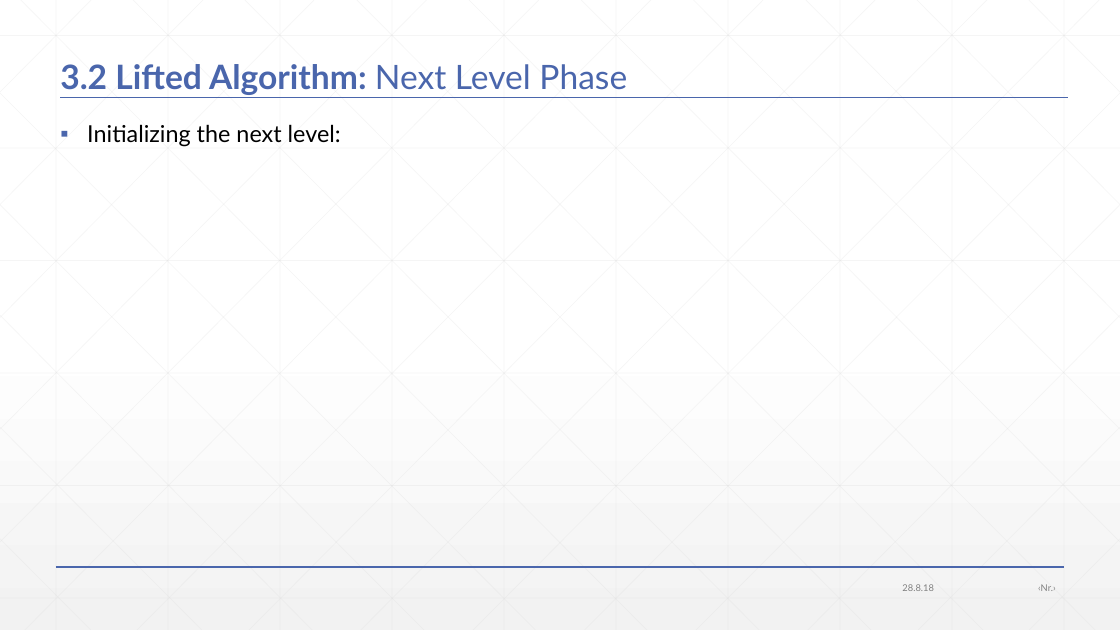
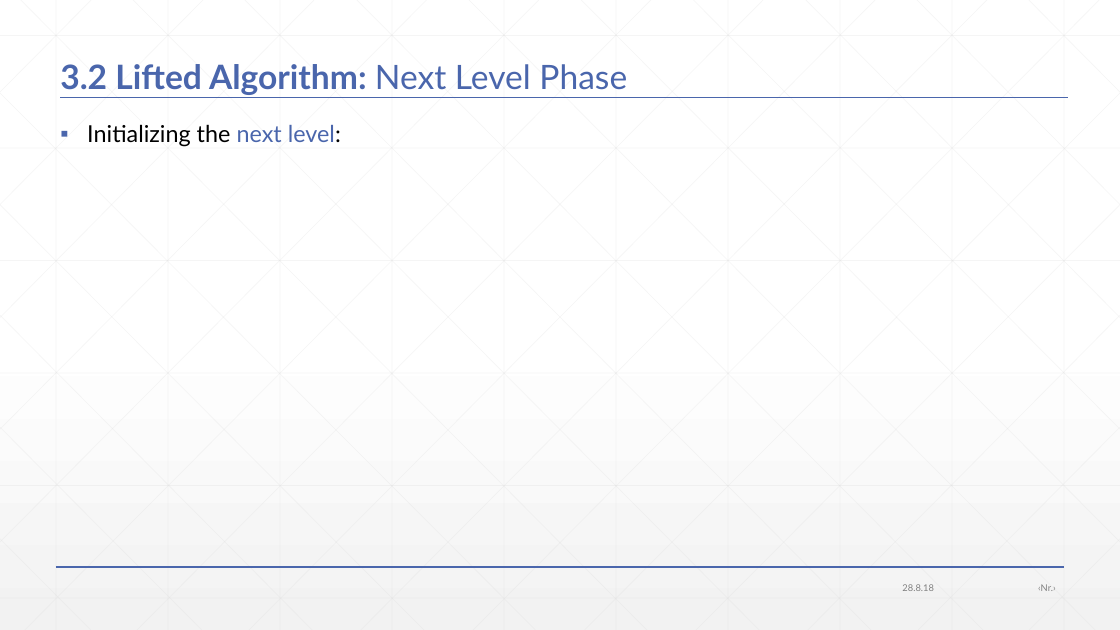
Before and after one commit to JonasWerner/BachelorThesis, a slide deck: slide 43 of Presentation/pdr_presentation.pptx. Drawn at 1120x630 pixels with LibreOffice and Linux fonts; fonts in the diff are those of the drawing; grey boxes stand for pictures. Boxes give left, top, right and bottom in pixels: in the first picture for what was removed or moved away, otherwise in the second. Text is boxed around its words. In the diff, an @@ line names an element or a change of style, - is before the commit and + after.

```diff
--- a/Presentation/pdr_presentation.pptx
+++ b/Presentation/pdr_presentation.pptx
@@ text "Initializing the next level:" at (87, 124, 341, 147): text colour #000000 to #4A66AC in "next level:" @@
```
Also in this commit, not shown: 14 other slides changed, 3 slides added, 1 slide removed, 1 other file.
